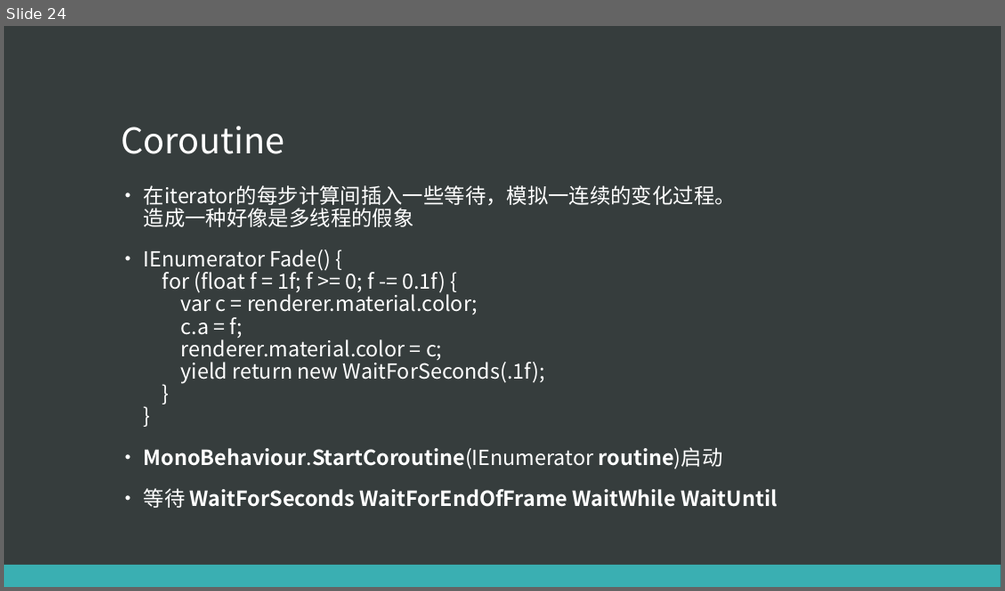
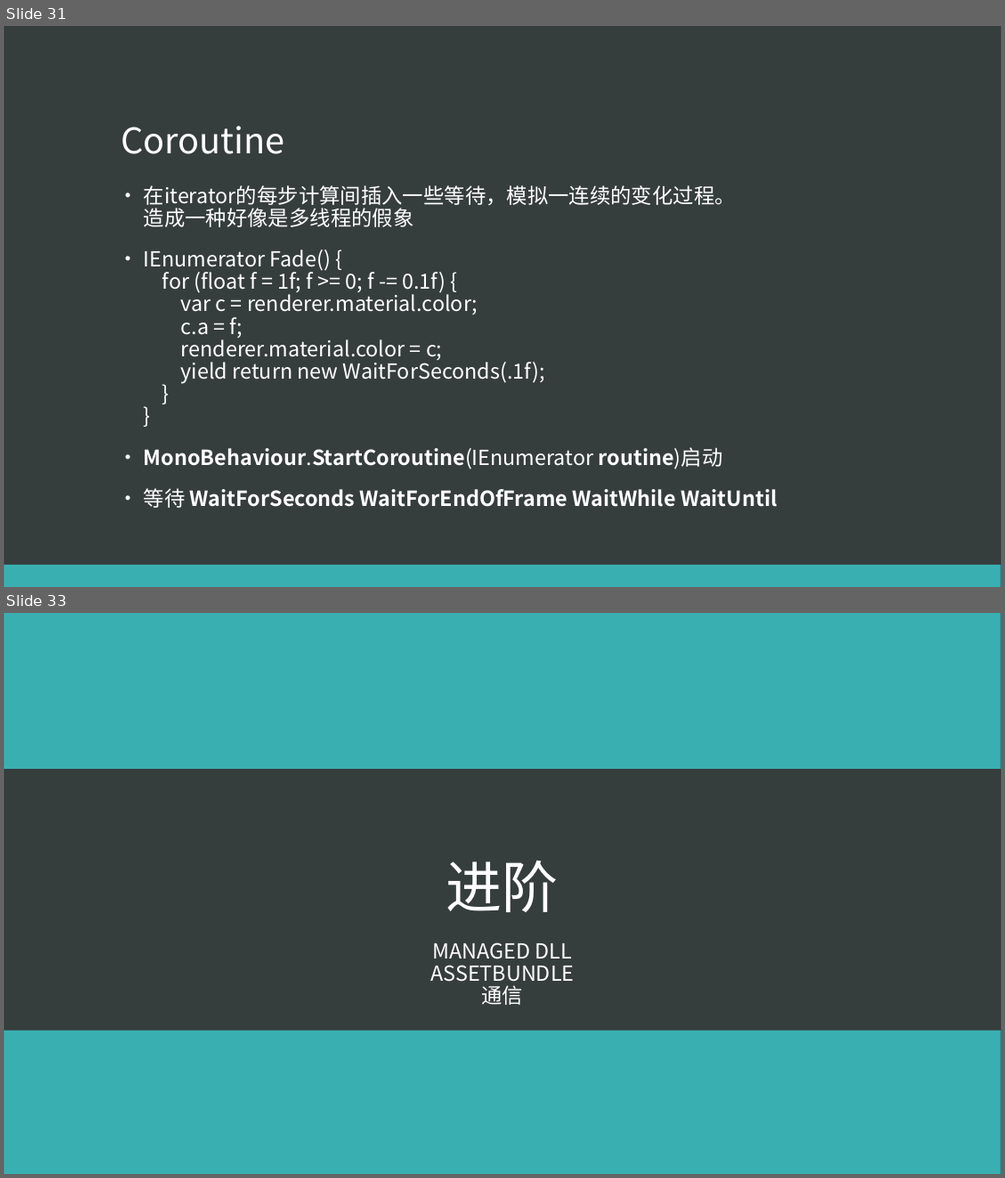
Before and after one commit to 690094231/Training, a slide deck: c#_unity/csharp-slides.pptx. Shown one above the other, each under a label of ours: slide 24 before the commit, slides 31 and 33 after it; the slides between them are not shown. The pictures are 1005x591 and 1005x1178 pixels, drawn with LibreOffice and Linux fonts; fonts in the diff are those of the drawing. Boxes give left, top, right and bottom in pixels: in the first picture for what was removed or moved away, otherwise in the second. Text is boxed around its words. In the diff, an @@ line names an element or a change of style, - is before the commit and + after.

```diff
--- a/c#_unity/csharp-slides.pptx
+++ b/c#_unity/csharp-slides.pptx
@@ slide 33 added at (4, 613, 1001, 1174), background #363D3D @@
@@ rectangle added at (4, 613, 1001, 769), fill #3AAFB2 @@
@@ title added at (446, 860, 558, 912), 54 pt, text #FFFFFF @@
+进阶
@@ subtitle added at (430, 942, 574, 1005), 20 pt, text #FFFFFF @@
+MANAGED DLL
+ASSETBUNDLE
+通信
@@ rectangle added at (4, 1030, 1001, 1174), fill #3AAFB2 @@
@@ what was slide 24 is now slide 31 @@
```
Also in this commit, not shown: 2 slides changed, 4 other slides added, 3 other files.
